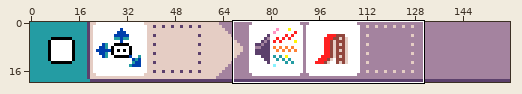
Sprite sheet -- docs/images/generated/sample_head_or_tail_page_1_rule_2.png. The first picture is a wide view before the edit; the outline marks the close-up.
Close-up. Before the edit:
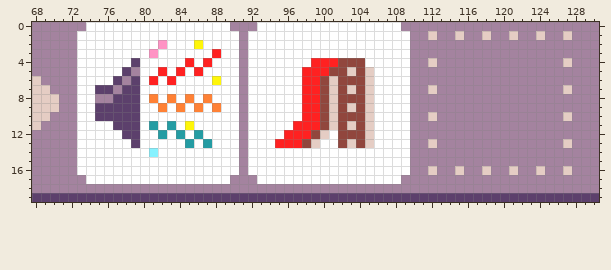
The file is 320x40 pixels, drawn in blocks of 2x2; one block is one cell here. Shown: x 68..130, y 0..19.
New version:
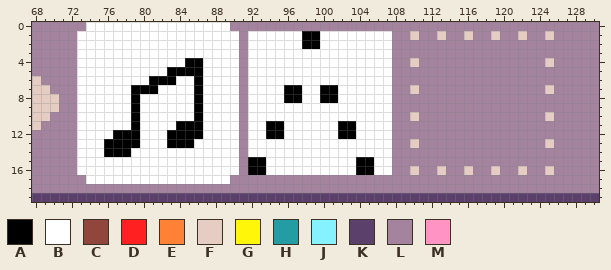
Palette (. is transparent): A #000000  B #ffffff  C #91463d  D #ff2121  E #ff8135  F #e5cdc4  G #fff609  H #249ca3  J #87f2ff  K #5c406c  L #a4839f  M #ff93c4
Author's note on the commit: update sample to have music
What changed:
@@ x 68..130 @@
- 0 LLLLLLBBBBBBBBBBBBBBBBLLLBBBBBBBBBBBBBBBBLLLLLLLLLLLLLLLLLLLLLL
- 1 LLLLLBBBBBBBBBBBBBBBBBBLBBBBBBBBBBBBBBBBBBLLFLLFLLFLLFLLFLLFLLL
- 2 LLLLLBBBBBBBBBMBBBGBBBBLBBBBBBBBBBBBBBBBBBLLLLLLLLLLLLLLLLLLLLL
- 3 LLLLLBBBBBBBBMBBBBBBDBBLBBBBBBBBBBBBBBBBBBLLLLLLLLLLLLLLLLLLLLL
- 4 LLLLLBBBBBBKBBBBBDBDBBBLBBBBBBBDDDCCCBBBBBLLFLLLLLLLLLLLLLLFLLL
- 5 LLLLLBBBBBKLBBDBDBDBBBBLBBBBBBDDDCCFCFBBBBLLLLLLLLLLLLLLLLLLLLL
- 6 FLLLLBBBBKLKBDBDBBBBGBBLBBBBBBDDCFCCCFBBBBLLLLLLLLLLLLLLLLLLLLL
- 7 FFLLLBBKKLKKBBBBBBBBBBBLBBBBBBDDCFCFCFBBBBLLFLLLLLLLLLLLLLLFLLL
- 8 FFFLLBBLLKKKBEBEBEBEBBBLBBBBBBDDCFCCCFBBBBLLLLLLLLLLLLLLLLLLLLL
- 9 FFFLLBBKKKKKBBEBEBEBEBBLBBBBBBDDCFCFCFBBBBLLLLLLLLLLLLLLLLLLLLL
-10 FFLLLBBKKKKKBBBBBBBBBBBLBBBBBBDDCFCCCFBBBBLLFLLLLLLLLLLLLLLFLLL
-11 FLLLLBBBBKKKBHBHBGBBBBBLBBBBBDDDCFCFCFBBBBLLLLLLLLLLLLLLLLLLLLL
-12 LLLLLBBBBBKKBBHBHBHBBBBLBBBBDDDCFBCCCFBBBBLLLLLLLLLLLLLLLLLLLLL
-13 LLLLLBBBBBBKBBBBBHBHBBBLBBBDDDCFBBCFCFBBBBLLFLLLLLLLLLLLLLLFLLL
-14 LLLLLBBBBBBBBJBBBBBBBBBLBBBBBBBBBBBBBBBBBBLLLLLLLLLLLLLLLLLLLLL
-15 LLLLLBBBBBBBBBBBBBBBBBBLBBBBBBBBBBBBBBBBBBLLLLLLLLLLLLLLLLLLLLL
-16 LLLLLBBBBBBBBBBBBBBBBBBLBBBBBBBBBBBBBBBBBBLLFLLFLLFLLFLLFLLFLLL
-17 LLLLLLBBBBBBBBBBBBBBBBLLLBBBBBBBBBBBBBBBBLLLLLLLLLLLLLLLLLLLLLL
+ 0 LLLLLLBBBBBBBBBBBBBBBBLLLLLLLLLLLLLLLLLLLLLLLLLLLLLLLLLLLLLLLLL
+ 1 LLLLLBBBBBBBBBBBBBBBBBBLBBBBBBAABBBBBBBBLLFLLFLLFLLFLLFLLFLLLLL
+ 2 LLLLLBBBBBBBBBBBBBBBBBBLBBBBBBAABBBBBBBBLLLLLLLLLLLLLLLLLLLLLLL
+ 3 LLLLLBBBBBBBBBBBBBBBBBBLBBBBBBBBBBBBBBBBLLLLLLLLLLLLLLLLLLLLLLL
+ 4 LLLLLBBBBBBBBBBBBAABBBBLBBBBBBBBBBBBBBBBLLFLLLLLLLLLLLLLLFLLLLL
+ 5 LLLLLBBBBBBBBBBAAAABBBBLBBBBBBBBBBBBBBBBLLLLLLLLLLLLLLLLLLLLLLL
+ 6 FLLLLBBBBBBBBAAABBABBBBLBBBBBBBBBBBBBBBBLLLLLLLLLLLLLLLLLLLLLLL
+ 7 FFLLLBBBBBBAAABBBBABBBBLBBBBAABBAABBBBBBLLFLLLLLLLLLLLLLLFLLLLL
+ 8 FFFLLBBBBBBABBBBBBABBBBLBBBBAABBAABBBBBBLLLLLLLLLLLLLLLLLLLLLLL
+ 9 FFFLLBBBBBBABBBBBBABBBBLBBBBBBBBBBBBBBBBLLLLLLLLLLLLLLLLLLLLLLL
+10 FFLLLBBBBBBABBBBBBABBBBLBBBBBBBBBBBBBBBBLLFLLLLLLLLLLLLLLFLLLLL
+11 FLLLLBBBBBBABBBBAAABBBBLBBAABBBBBBAABBBBLLLLLLLLLLLLLLLLLLLLLLL
+12 LLLLLBBBBAAABBBAAAABBBBLBBAABBBBBBAABBBBLLLLLLLLLLLLLLLLLLLLLLL
+13 LLLLLBBBAAAABBBAAABBBBBLBBBBBBBBBBBBBBBBLLFLLLLLLLLLLLLLLFLLLLL
+14 LLLLLBBBAAABBBBBBBBBBBBLBBBBBBBBBBBBBBBBLLLLLLLLLLLLLLLLLLLLLLL
+15 LLLLLBBBBBBBBBBBBBBBBBBLAABBBBBBBBBBAABBLLLLLLLLLLLLLLLLLLLLLLL
+16 LLLLLBBBBBBBBBBBBBBBBBBLAABBBBBBBBBBAABBLLFLLFLLFLLFLLFLLFLLLLL
+17 LLLLLLBBBBBBBBBBBBBBBBLLLLLLLLLLLLLLLLLLLLLLLLLLLLLLLLLLLLLLLLL
 18 LLLLLLLLLLLLLLLLLLLLLLLLLLLLLLLLLLLLLLLLLLLLLLLLLLLLLLLLLLLLLLL
